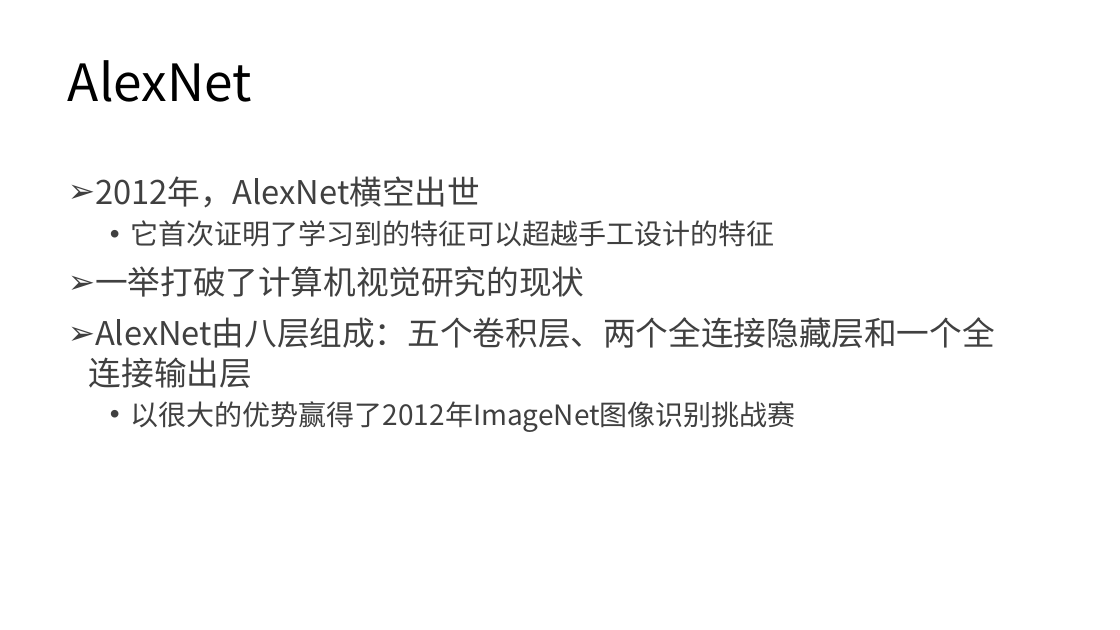
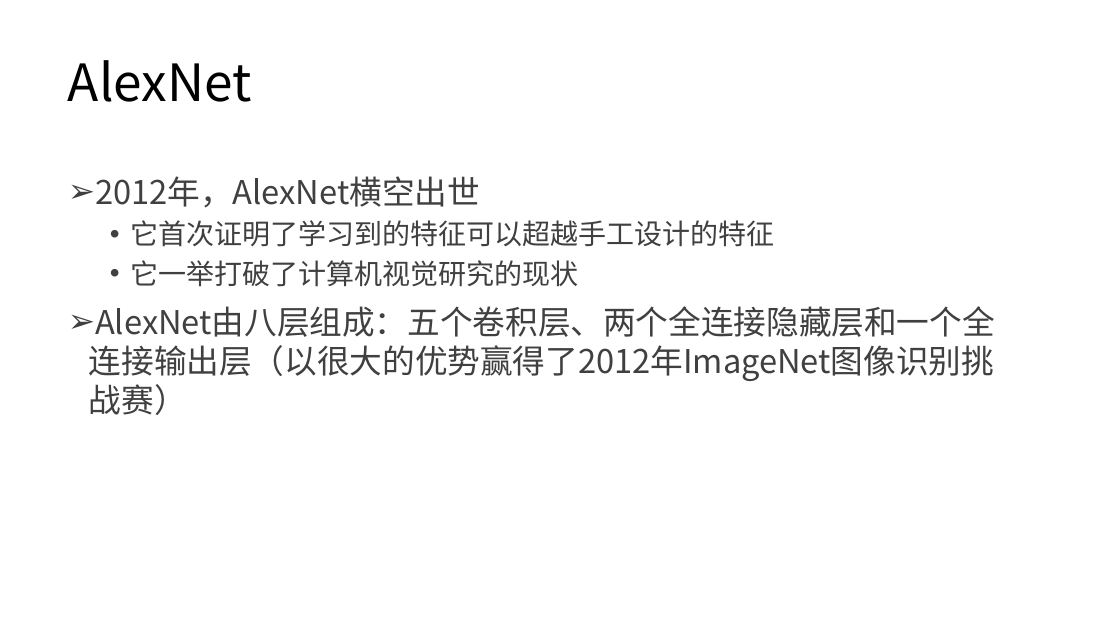
Before and after one commit to lezhang-thu/security_content, a slide deck: slide 14 of 卷积神经网络-b.pptx (slide 13 before the commit). Drawn at 1120x630 pixels with LibreOffice and Linux fonts; fonts in the diff are those of the drawing. Boxes give left, top, right and bottom in pixels: in the first picture for what was removed or moved away, otherwise in the second. Text is boxed around its words. In the diff, an @@ line names an element or a change of style, - is before the commit and + after.

```diff
--- a/卷积神经网络-b.pptx
+++ b/卷积神经网络-b.pptx
@@ text at box(89, 260, 995, 381): text changed @@
-➢ 一举打破了计算机视觉研究的现状
-➢ AlexNet由八层组成：五个卷积层、两个全连接隐藏层和一个全连接输出层
-  • 以很大的优势赢得了2012年ImageNet图像识别挑战赛
+  • 它一举打破了计算机视觉研究的现状
+➢ AlexNet由八层组成：五个卷积层、两个全连接隐藏层和一个全连接输出层（以很大的优势赢得了2012年ImageNet图像识别挑战赛）
```
Also in this commit, not shown: 9 other slides changed, 25 slides added, 16 other files.
